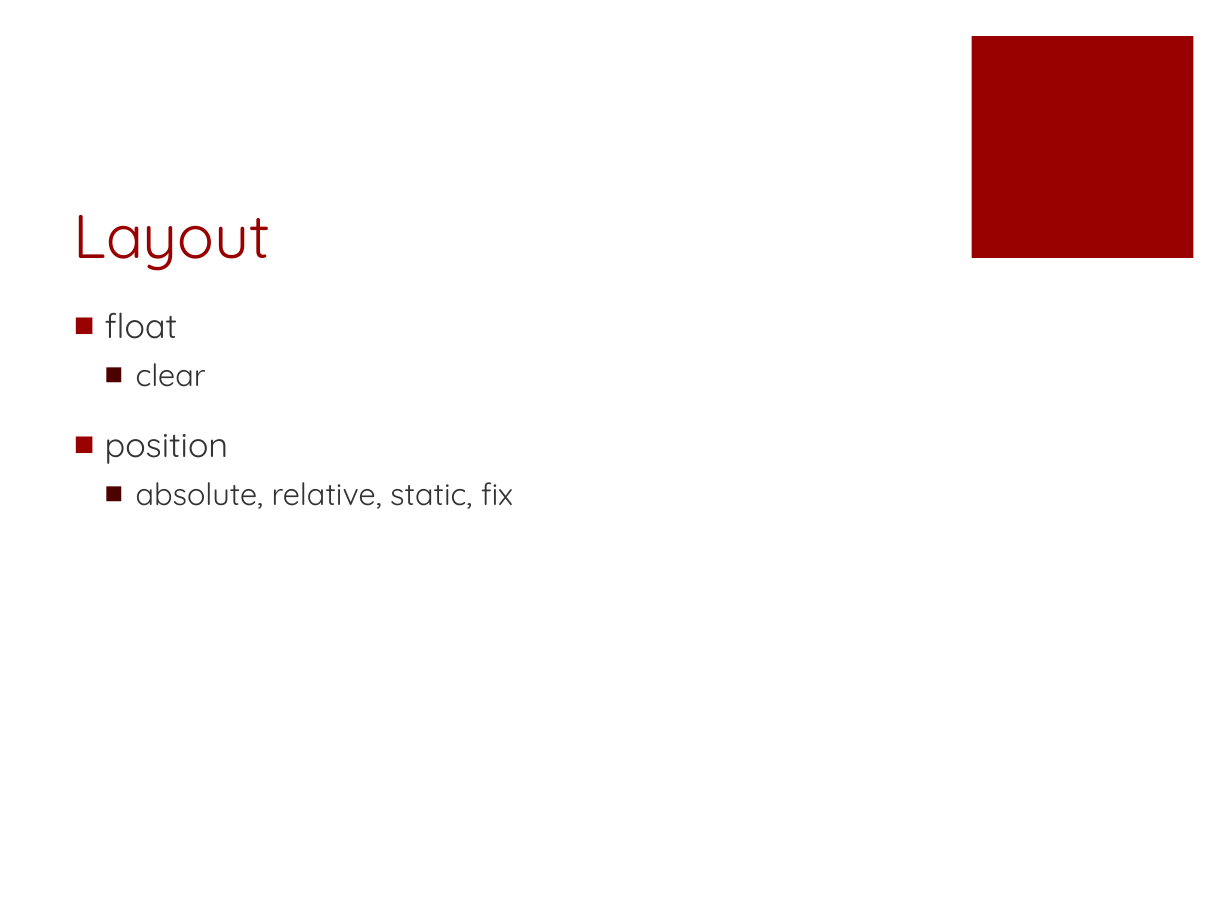
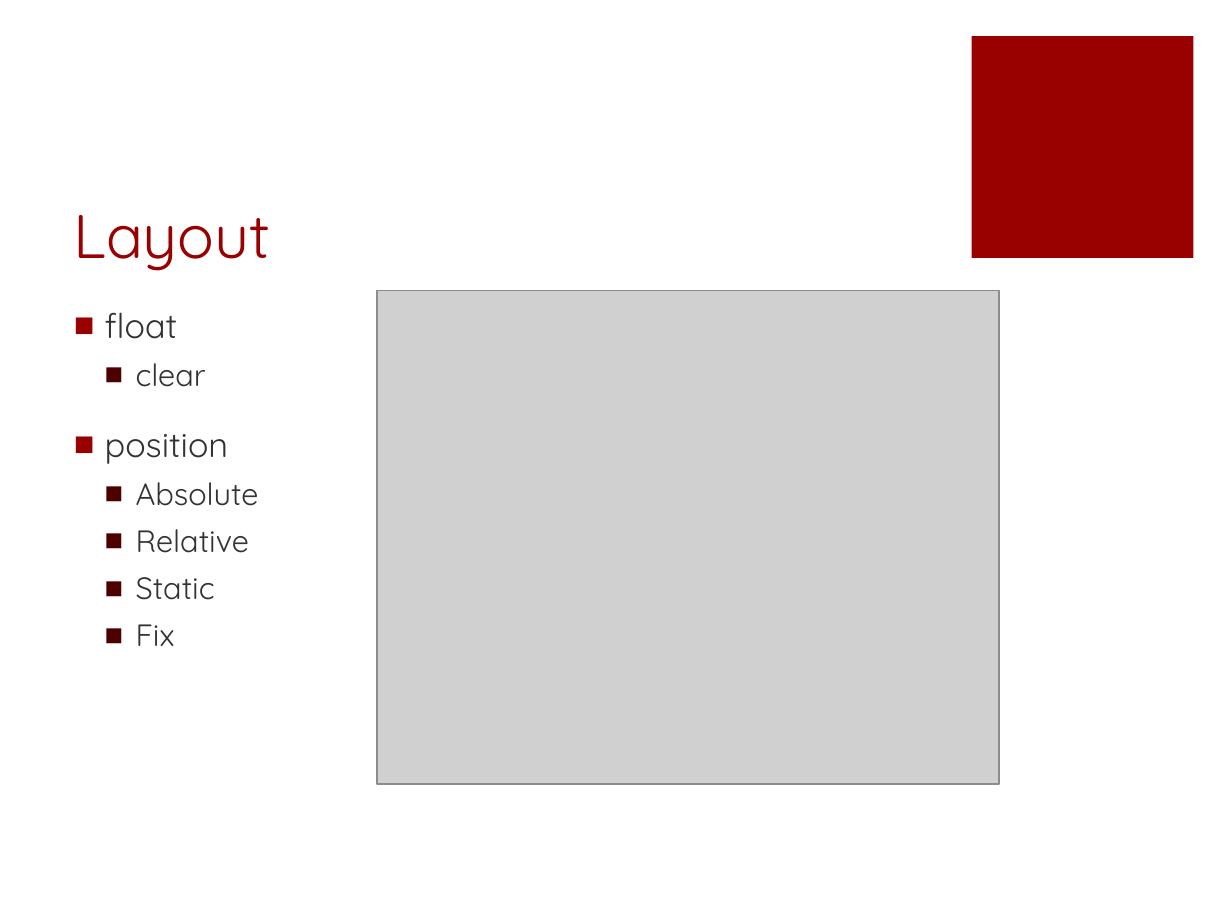
Before and after one commit to fuying/frondendtraining, a slide deck: slide 14 of CSS/CSS.pptx. Drawn at 1232x924 pixels with LibreOffice and Linux fonts; fonts in the diff are those of the drawing; grey boxes stand for pictures. Boxes give left, top, right and bottom in pixels: in the first picture for what was removed or moved away, otherwise in the second. Text is boxed around its words. In the diff, an @@ line names an element or a change of style, - is before the commit and + after.

```diff
--- a/CSS/CSS.pptx
+++ b/CSS/CSS.pptx
@@ picture added at box(377, 291, 999, 785) @@
@@ text at box(136, 482, 259, 646): text changed @@
-  ■ absolute, relative, static, fix
+  ■ Absolute
+  ■ Relative
+  ■ Static
+  ■ Fix
```
Also in this commit, not shown: 10 other slides changed, 2 other files.
